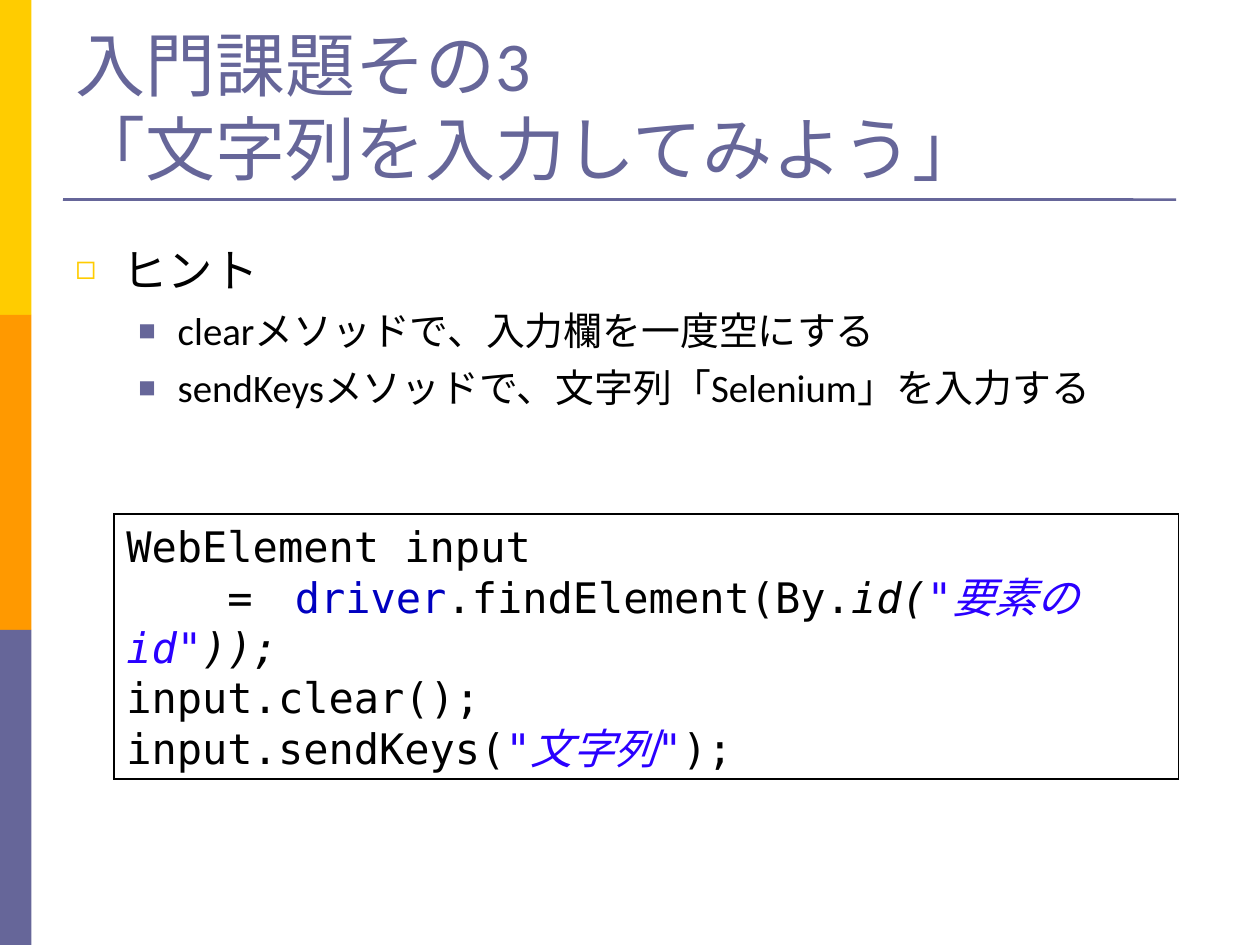
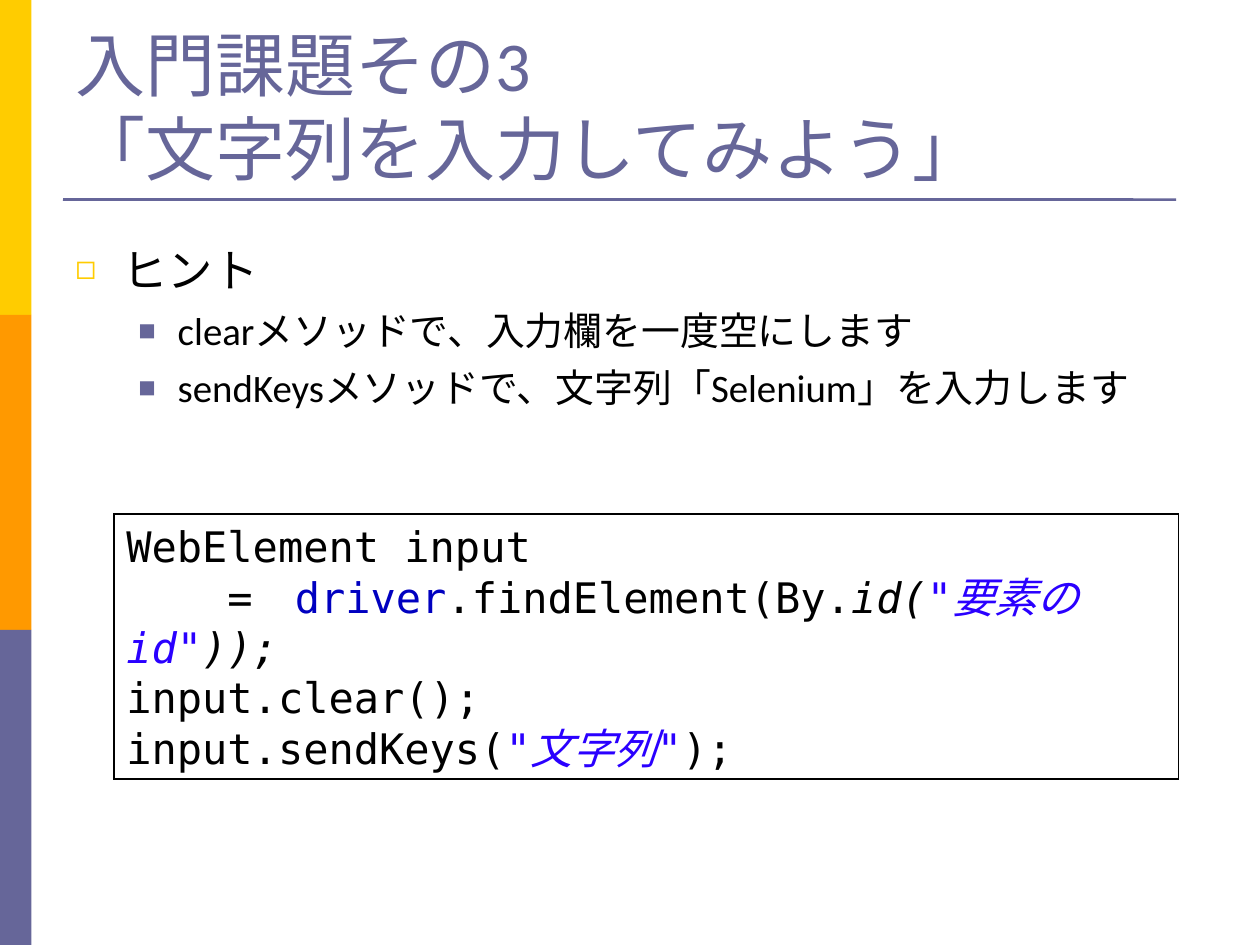
Before and after one commit to takuY-U2/STARHotel, a slide deck: slide 21 of docs/Slide.ppt. Drawn at 1260x945 pixels with LibreOffice and Linux fonts; fonts in the diff are those of the drawing. Boxes give left, top, right and bottom in pixels: in the first picture for what was removed or moved away, otherwise in the second. Text is boxed around its words. In the diff, an @@ line names an element or a change of style, - is before the commit and + after.

Commit message:
feed back from selenium camp

```diff
--- a/docs/Slide.ppt
+++ b/docs/Slide.ppt
@@ text at [178,313,1129,409]: text changed @@
-  ■ clearメソッドで、入力欄を一度空にする
-  ■ sendKeysメソッドで、文字列「Selenium」を入力する
+  ■ clearメソッドで、入力欄を一度空にします
+  ■ sendKeysメソッドで、文字列「Selenium」を入力します
```
Also in this commit, not shown: 5 other slides changed, 1 other file.
